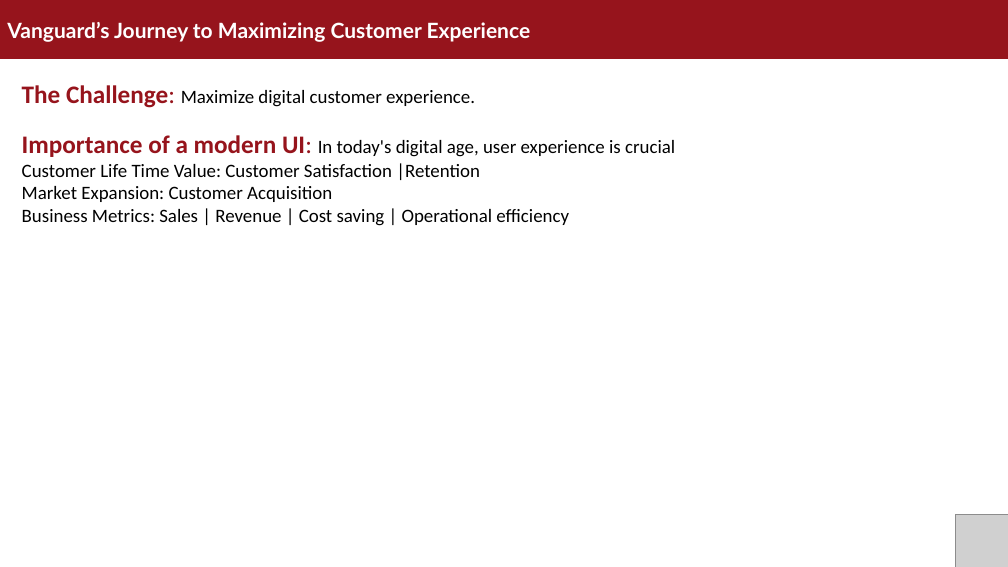
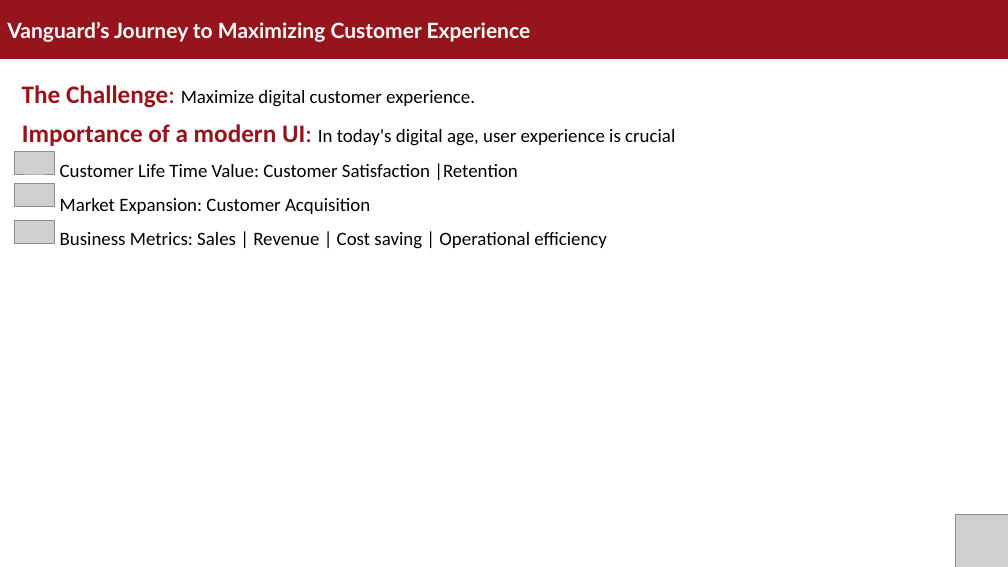
Before and after one commit to vsalto/Customer-Experience-UI-AB-Testing, a slide deck: slide 2 of slides/A_B test - UI (1).pptx. Drawn at 1008x567 pixels with LibreOffice and Linux fonts; fonts in the diff are those of the drawing; grey boxes stand for pictures. Boxes give left, top, right and bottom in pixels: in the first picture for what was removed or moved away, otherwise in the second. Text is boxed around its words. In the diff, an @@ line names an element or a change of style, - is before the commit and + after.

```diff
--- a/slides/A_B test - UI (1).pptx
+++ b/slides/A_B test - UI (1).pptx
@@ text "Importance of a modern UI: ...": place and size @@
-text "Importance of a modern UI: ..." at <box>22,135,675,226</box>
+text "Importance of a modern UI: ..." at <box>22,124,675,249</box>
@@ picture added at <box>14,152,54,174</box> @@
@@ text at <box>60,163,607,249</box>: line spacing 1 to 1.5 @@
@@ picture added at <box>14,184,54,206</box> @@
@@ picture added at <box>14,221,54,243</box> @@
```
Also in this commit, not shown: 8 other slides changed, 1 slide added.
